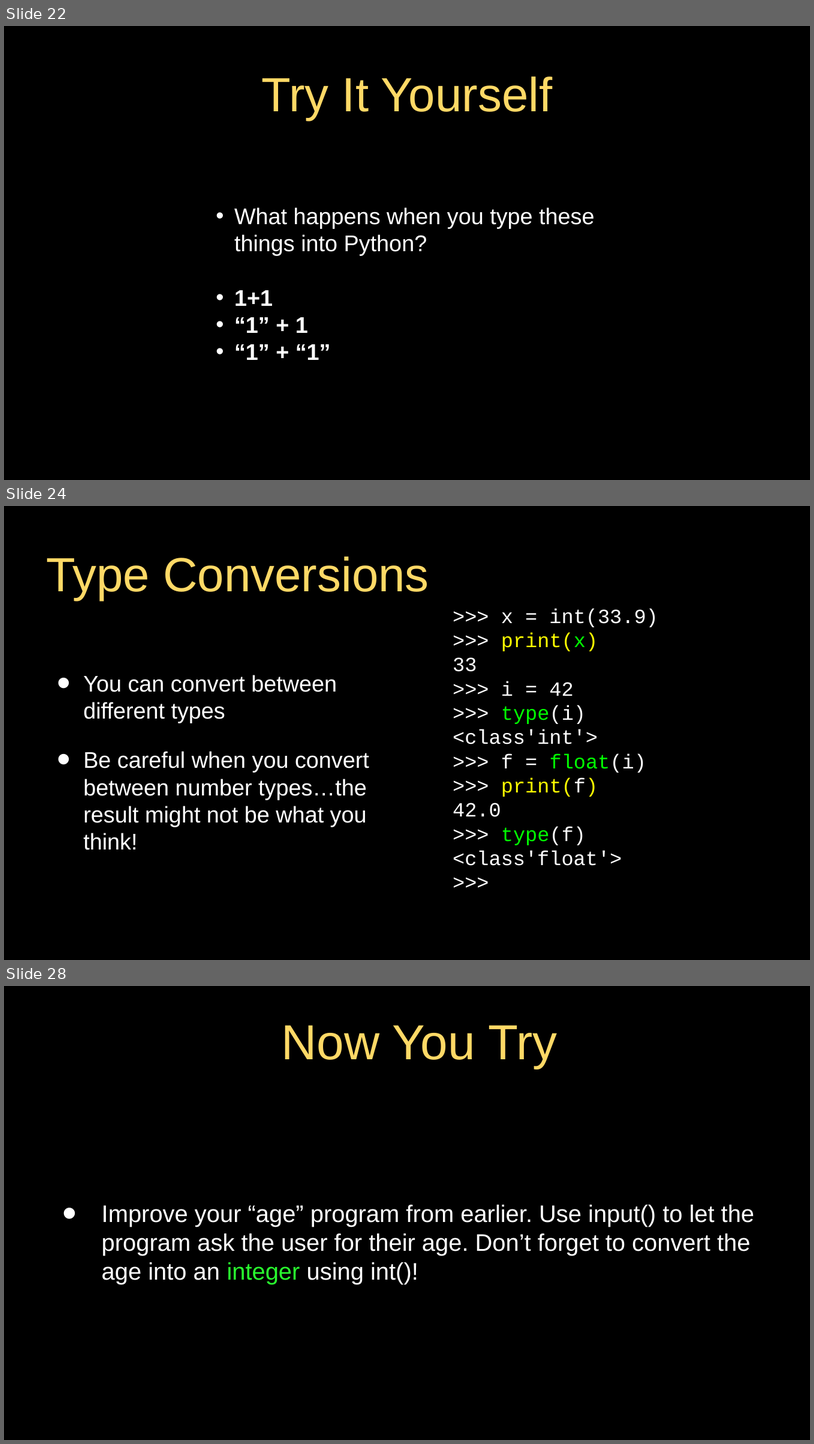
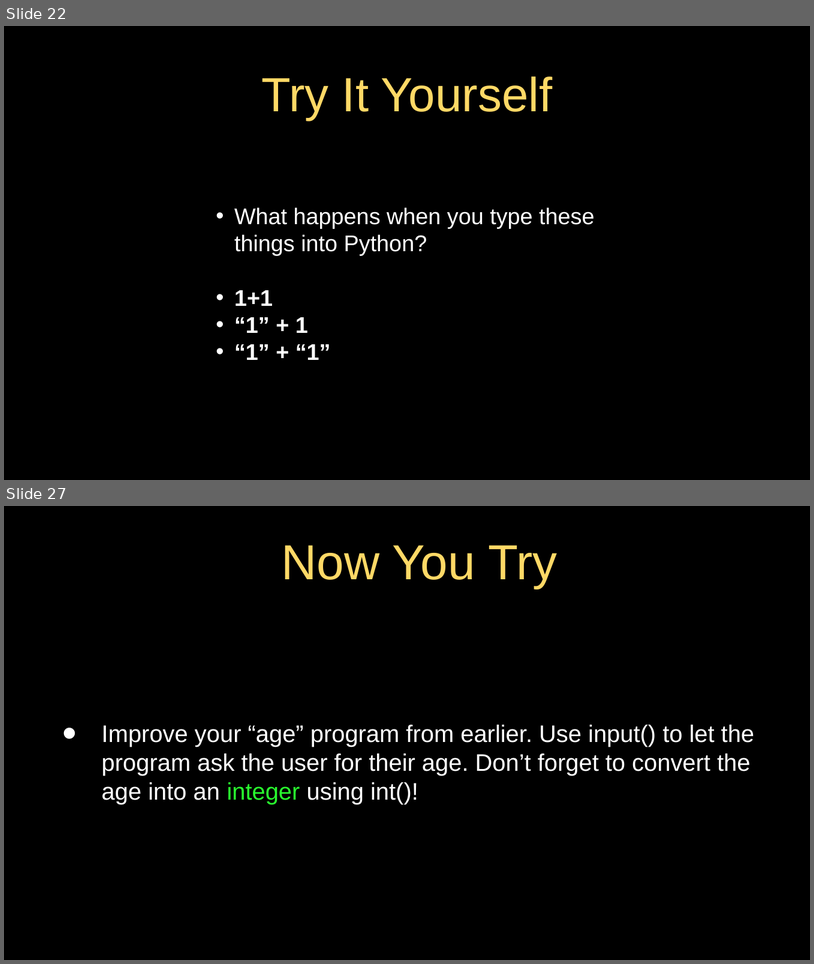
Before and after one commit to jeremypedersen/pythonlearn, a slide deck: slides/Pythonlearn-02-ExpressionsAndConditionals.pptx. Shown one above the other, each under a label of ours: slides 22, 24 and 28 before the commit, slides 22 and 27 after it; the slides between them are not shown. The pictures are 814x1444 and 814x964 pixels, drawn with LibreOffice and Linux fonts; fonts in the diff are those of the drawing. Boxes give left, top, right and bottom in pixels: in the first picture for what was removed or moved away, otherwise in the second. Text is boxed around its words. In the diff, an @@ line names an element or a change of style, - is before the commit and + after.

```diff
--- a/slides/Pythonlearn-02-ExpressionsAndConditionals.pptx
+++ b/slides/Pythonlearn-02-ExpressionsAndConditionals.pptx
@@ slide 24 removed at [4,506,810,960], background #000000; not listed: 1 template element that a slide beside it also shows @@
@@ title removed at [46,556,429,600] @@
-Type Conversions
@@ text removed at [453,608,658,865] @@
->>> x = int(33.9)
->>> print(x)
-33
->>> i = 42
->>> type(i)
-<class'int'>
->>> f = float(i)
->>> print(f)
-42.0
->>> type(f)
-<class'float'>
->>>
@@ text removed at [83,675,369,850] @@
-• You can convert between different types
-• Be careful when you convert between number types…the result might not be what you think!
@@ what was slide 28 is now slide 27 @@
```
Also in this commit, not shown: 7 slides changed, 5 slides added, 11 other slides removed, 2 other files.
